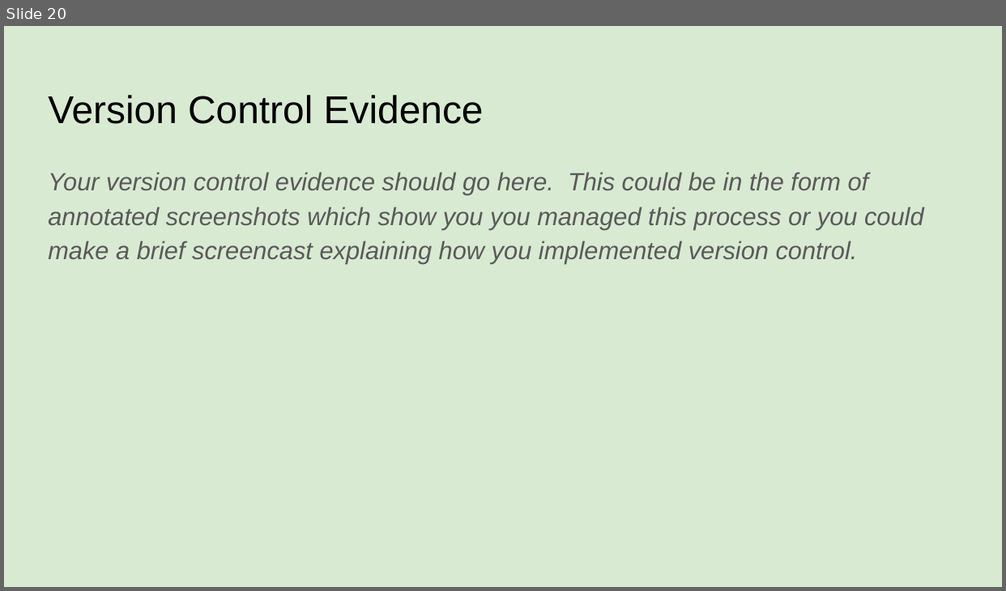
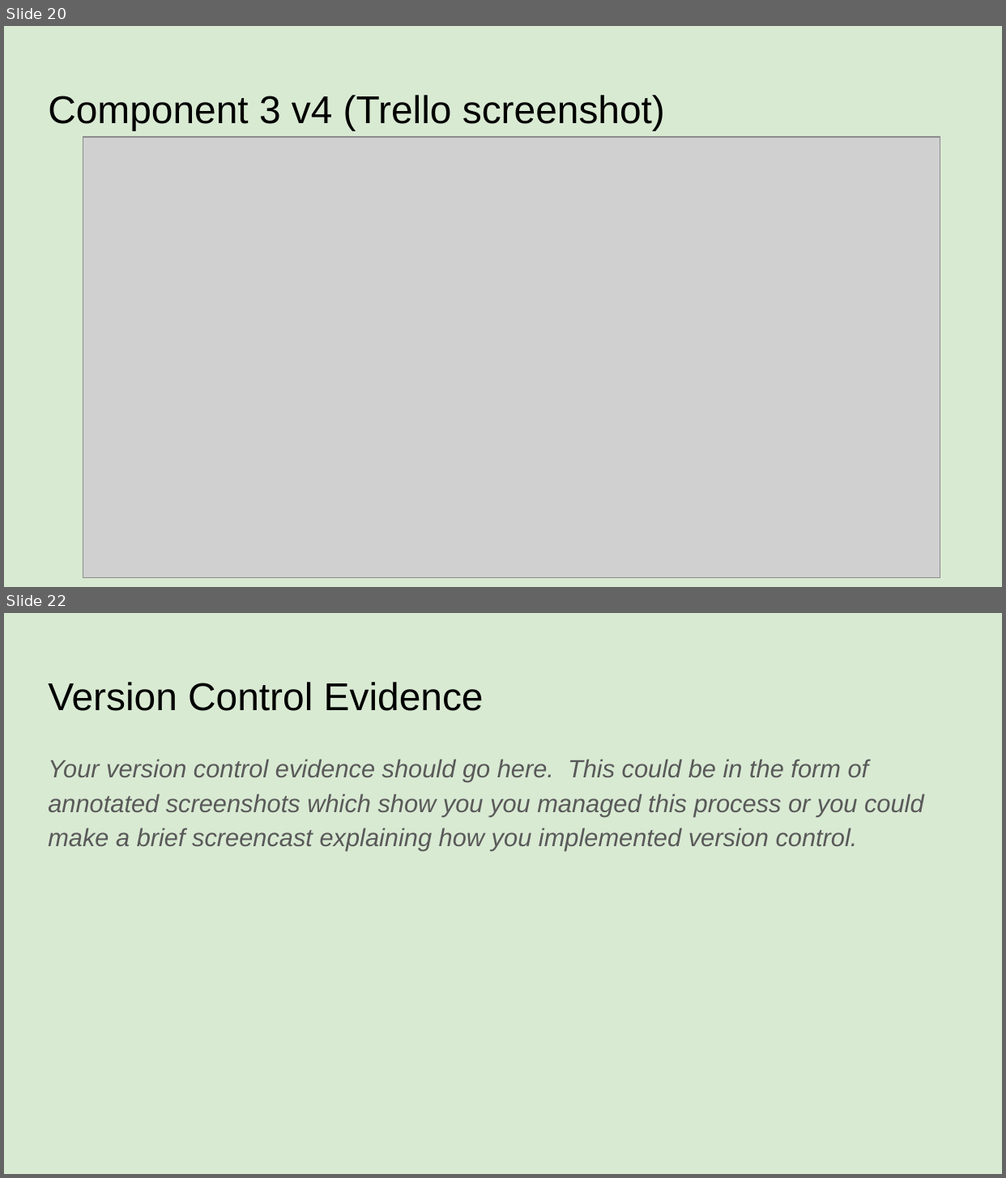
Before and after one commit to xkiio/desktop-tutorial, a slide deck: 022_91893+_+91897+Documentation.pptx. Shown one above the other, each under a label of ours: slide 20 before the commit, slides 20 and 22 after it; the slides between them are not shown. The pictures are 1006x591 and 1006x1178 pixels, drawn with LibreOffice and Linux fonts; fonts in the diff are those of the drawing; grey boxes stand for pictures. Boxes give left, top, right and bottom in pixels: in the first picture for what was removed or moved away, otherwise in the second. Text is boxed around its words. In the diff, an @@ line names an element or a change of style, - is before the commit and + after.

```diff
--- a/022_91893+_+91897+Documentation.pptx
+++ b/022_91893+_+91897+Documentation.pptx
@@ slide 20 added at (4,26,1002,587), background #D9EAD3 @@
@@ title added at (48,95,665,130), 28 pt, text #000000 @@
+Component 3 v4 (Trello screenshot)
@@ picture added at (83,137,940,578) @@
@@ what was slide 20 is now slide 22 @@
```
Also in this commit, not shown: 2 slides changed, 1 other slide added, 2 other files.
